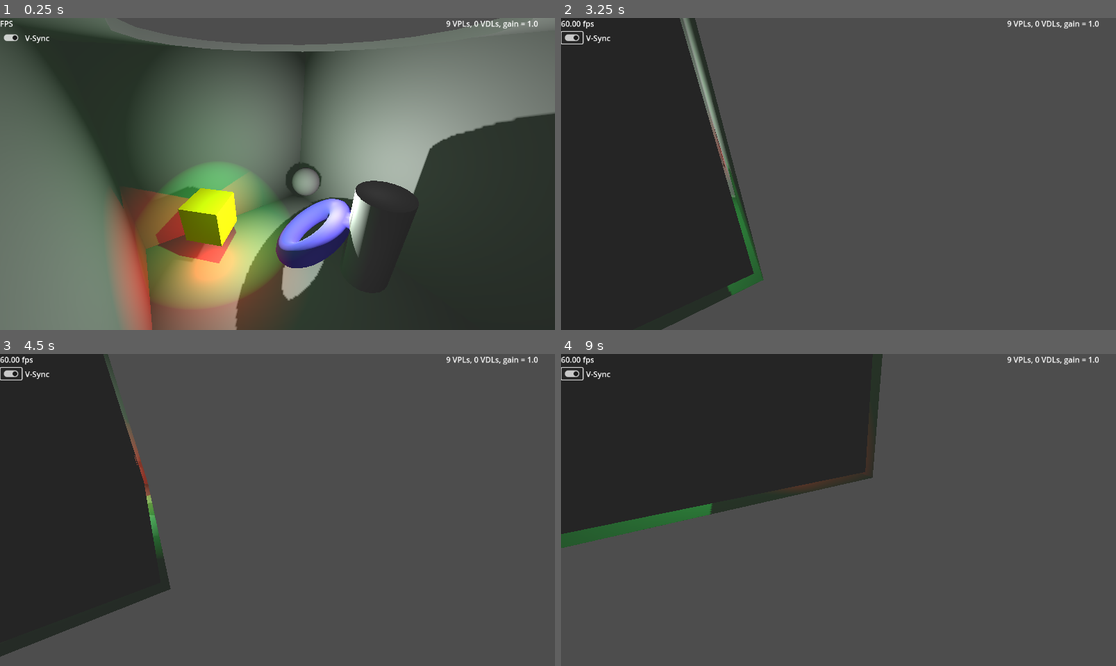
Above: before the commit, frames 1-4 (two rows, left to right).
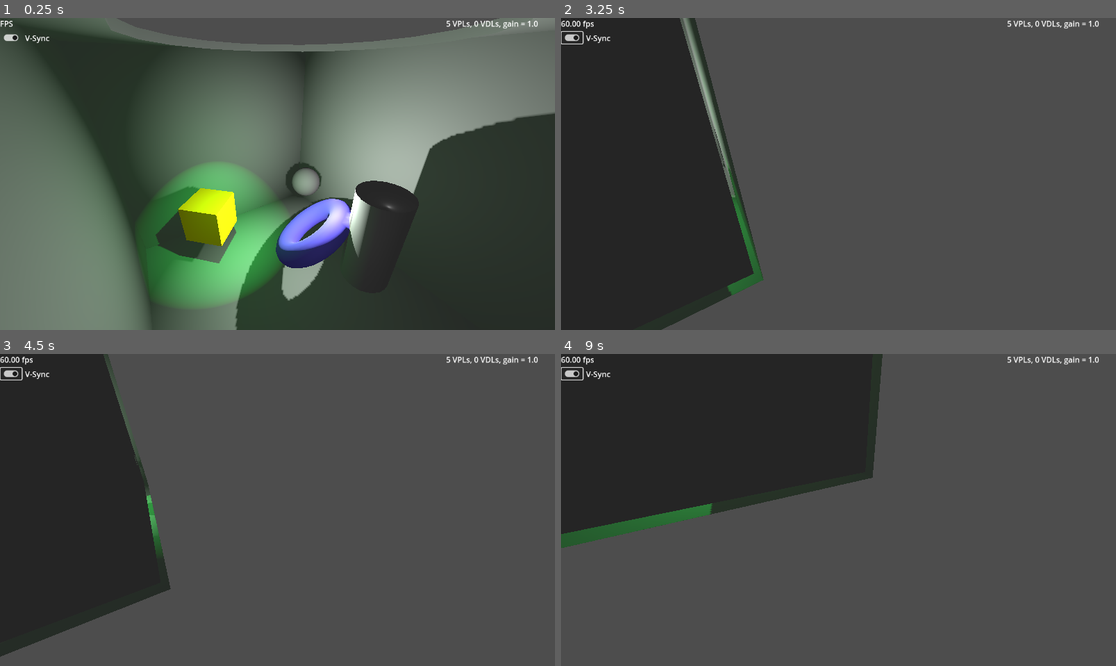
Above: after the commit, the same moments.

Repository: GregPickering/O1S_FauxGI
Game: Godot game, scene res://Scenes/scene_3d.tscn
Same seed, same stepped clock (60 frames per second), same inputs: the game is played once before the commit and once after it.
Inputs (mouse positions are in pixels of both pictures, inside the frame that each line leads up to):
- Up to frame 1 (0.25 s): no input
- Up to frame 2 (3.25 s): tap Enter at 0.5 s; move the mouse to (960, 158) at 0.52 s; hold D 0.53-1.25 s; tap Q at 0.6, 2.85 s; click (960, 158) at 0.67 s; drag from (727, 189) to (810, 236) at 1.27 s; click (572, 36) at 2 s; tap Space at 2.75 s; move the mouse to (894, 105) at 2.77 s; hold D from 2.78 s (still down)
- Up to frame 3 (4.5 s): release D at 3.5 s; drag from (249, 572) to (111, 463) at 3.52 s; move the mouse to (444, 556) at 4.27 s; hold A from 4.28 s (still down); tap Q at 4.35 s
- Up to frame 4 (9 s): release A at 5 s; drag from (672, 463) to (755, 432) at 5.02 s; move the mouse to (866, 510) at 5.77 s; hold S 5.78-6.5 s; tap Q at 5.85, 7.35, 8.85 s; click (866, 510) at 5.92 s; drag from (755, 432) to (727, 525) at 6.52 s; move the mouse to (960, 494) at 7.27 s; hold W 7.28-8 s; drag from (727, 525) to (810, 572) at 8.02 s; move the mouse to (894, 441) at 8.77 s; hold S from 8.78 s (still down)

The runs differ from the first frame. In frame 1, 12% of the frame differs, in the area x 19-82%, y 0-100%; in frame 2, less than 0.1%; in frame 3, 0.2%; in frame 4, 0.2%.

Commit message:
Fixed jitter angle coverage.
Tweaked the angle jitter to better cover the requested angle.

Diff:
--- a/O1S_FauxGI/faux_gi.gd
+++ b/O1S_FauxGI/faux_gi.gd
@@ -289,9 +289,9 @@
 		for samp in range( 0, N ):
 			var samp_2d : Vector2
 			if true_rnd:
-				samp_2d = Vector2( randf_range(-0.5, 0.5), randf_range(-0.5, 0.5) ) * (deg / 180.0) + Vector2(0.5,0.5)
+				samp_2d = Vector2( randf_range(-0.5, 0.5), randf_range(-0.5, 0.5) ) * (deg / 120.0) + Vector2(0.5,0.5)
 			else:
-				samp_2d = qrnd_distrib( samp, deg / 180.0 )
+				samp_2d = qrnd_distrib( samp, deg / 120.0 )
 			var sample_vec := Vector3.octahedron_decode( samp_2d )
 			rays.push_back( (xform * sample_vec) * length )
 	return rays
@@ -421,7 +421,7 @@
 		rays[i] *= light.omni_range
 	# do the ray casts
 	var compensate_N_pts : float = 1.0 / rays.size()
-	var angle_deg : float = 240.0 * compensate_N_pts
+	var angle_deg : float = sqrt( 14400.0 * compensate_N_pts )
 	process_light_rays( light, rays, angle_deg,
 			light.light_energy * bounce_gain * scale_all_light_energy * compensate_N_pts )
 
--- a/Scenes/scene_3d.tscn
+++ b/Scenes/scene_3d.tscn
@@ -68,7 +68,7 @@
 metadata/_edit_group_ = true
 
 [node name="SpinSpot" type="Node3D" parent="."]
-transform = Transform3D(0.912617, 0, -0.408816, 0, 1, 0, 0.408816, 0, 0.912617, 0, 0, 0)
+transform = Transform3D(-0.979568, 0, 0.201114, 0, 1, 0, -0.201114, 0, -0.979568, 0, 0, 0)
 script = ExtResource("3_ok1gl")
 
 [node name="SpotLight3D" type="SpotLight3D" parent="SpinSpot"]
@@ -85,7 +85,7 @@
 shadow_enabled = true
 
 [node name="SpinDir" type="Node3D" parent="."]
-transform = Transform3D(0.997585, 0, -0.0694591, 0, 1, 0, 0.0694591, 0, 0.997585, 0, 0, 0)
+transform = Transform3D(-0.848564, 0, -0.529094, 0, 1, 0, 0.529094, 0, -0.848564, 0, 0, 0)
 script = ExtResource("3_ok1gl")
 speed = -0.365
 
@@ -101,6 +101,7 @@
 
 [node name="OmniLight3D" type="OmniLight3D" parent="SpinDir"]
 transform = Transform3D(-0.859002, 0, 0.511972, 0, 1, 0, -0.511972, 0, -0.859002, 2.056, -0.52, -0.521)
+visible = false
 light_color = Color(1, 0, 0, 1)
 shadow_enabled = true
 omni_range = 3.0
